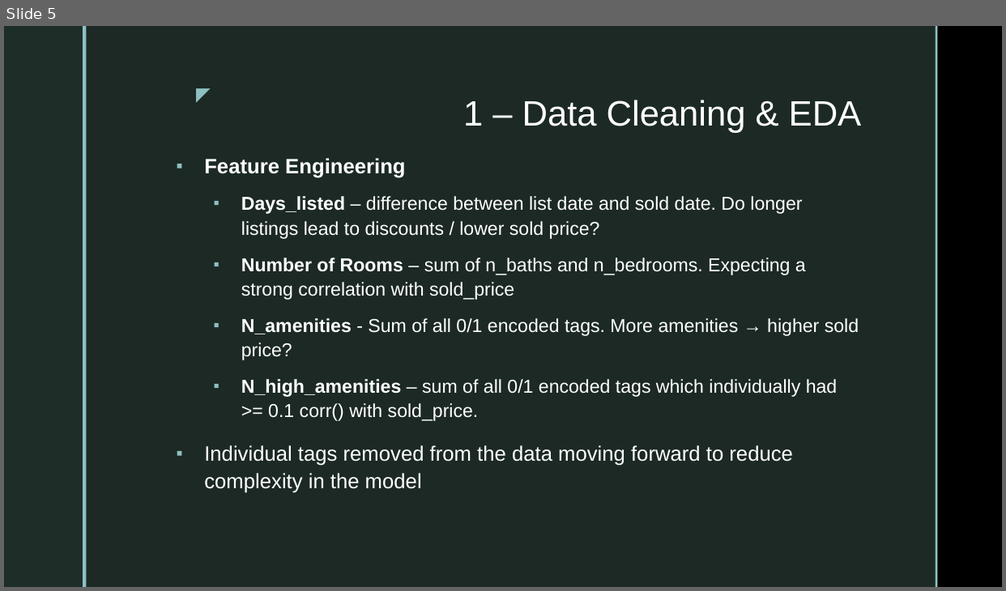
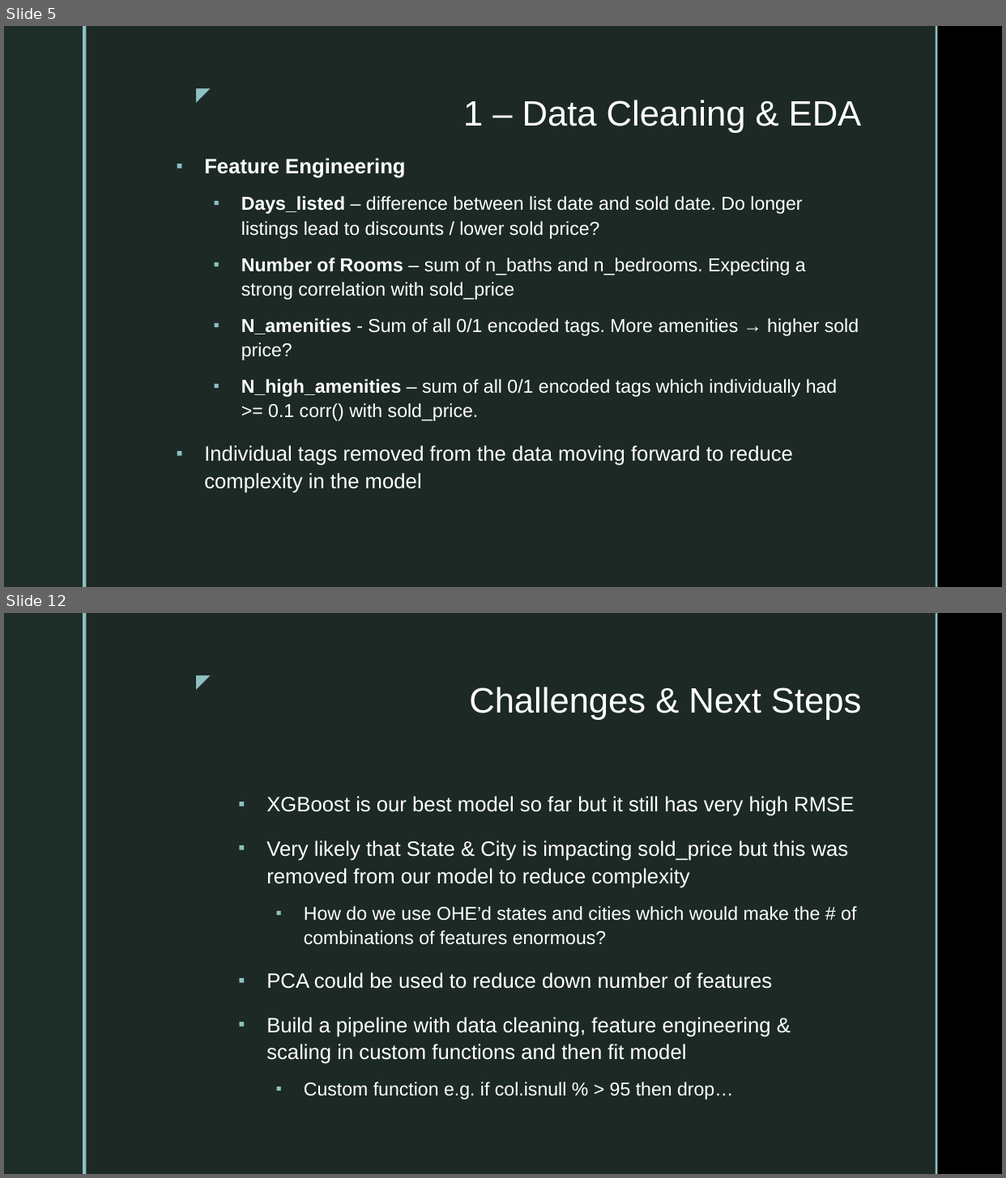
Before and after one commit to tjjdoherty/tdsf-house-prices-midterm, a slide deck: tdsf-midterm-prez.pptx. Shown one above the other, each under a label of ours: slide 5 before the commit, slides 5 and 12 after it; the slides between them are not shown. The pictures are 1006x591 and 1006x1178 pixels, drawn with LibreOffice and Linux fonts; fonts in the diff are those of the drawing; background and template pictures are left out. Boxes give left, top, right and bottom in pixels: in the first picture for what was removed or moved away, otherwise in the second. Text is boxed around its words. In the diff, an @@ line names an element or a change of style, - is before the commit and + after.

```diff
--- a/tdsf-midterm-prez.pptx
+++ b/tdsf-midterm-prez.pptx
@@ slide 12 added at (x1=4, y1=613, x2=1002, y2=1174), background picture (left out); not listed: 5 template elements that a slide beside it also shows @@
@@ title added at (x1=469, y1=687, x2=861, y2=720), 34 pt, text #FFFFFF @@
+Challenges & Next Steps
@@ text added at (x1=266, y1=796, x2=856, y2=1100), 20 pt, text #FFFFFF @@
+▪ XGBoost is our best model so far but it still has very high RMSE
+▪ Very likely that State & City is impacting sold_price but this was removed from our model to reduce complexity
+  ▪ How do we use OHE’d states and cities which would make the # of combinations of features enormous?
+▪ PCA could be used to reduce down number of features
+▪ Build a pipeline with data cleaning, feature engineering & scaling in custom functions and then fit model
+  ▪ Custom function e.g. if col.isnull % > 95 then drop…
```
Also in this commit, not shown: 3 slides changed, 4 other slides added, 2 slides removed, 1 other file.
